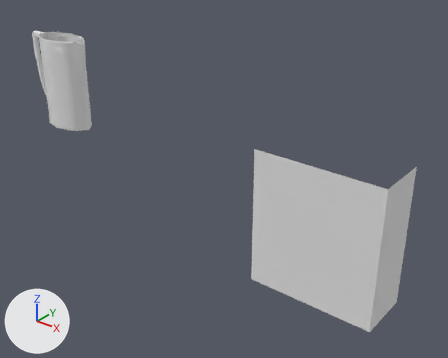
The OBJ model model/872669.obj, before and after one commit.
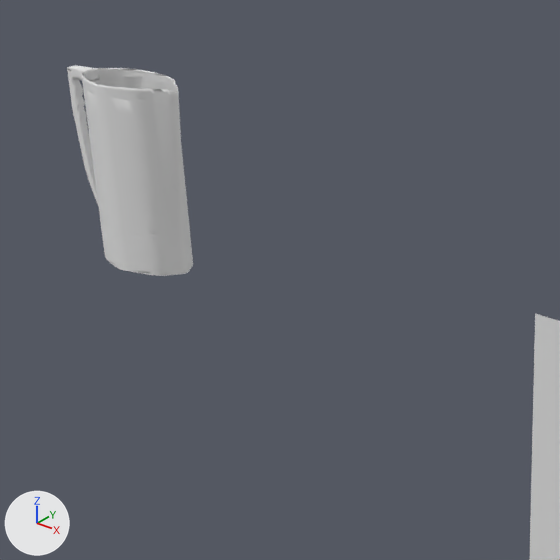
There are two pictures of each version: one whole from a camera (50 mm lens) standing at (892.0, -1007.0, 806.0) and looking at (-110.0, 245.0, 29.0), one close up on the part from 0% to 59% of the width and 0% to 74% of the height. Every picture has the same lights, and +X, +Y and +Z are marked at lower left. Where no turn or scale is listed for an object, it has been applied to the vertices.

Before the edit, the objects in view are built like this:
```python
me_cylinder007 = bpy.data.meshes.new('Cylinder007')
me_cylinder007.from_pydata(...)  # 5729 vertices, 6808 faces; spans x -1027.0..-751.0, y 245.0..358.0, z 1.0..316.0
me_cylinder007.materials.append(mat_02___default)  # white #e7e7e7
me_plane007 = bpy.data.meshes.new('Plane007')
me_plane007.from_pydata(...)  # 25 vertices, 16 faces; spans x 220.0..509.0, y -70.0, z 0.0..315.0
me_plane007.materials.append(mat_material__52)  # white #e7e7e7
ob_cylinder007 = bpy.data.objects.new('Cylinder007', me_cylinder007)
ob_cylinder007.location = (0.0, 0.0, 0.0)
ob_plane007 = bpy.data.objects.new('Plane007', me_plane007)
ob_plane007.location = (0.0, 0.0, 0.0)
```
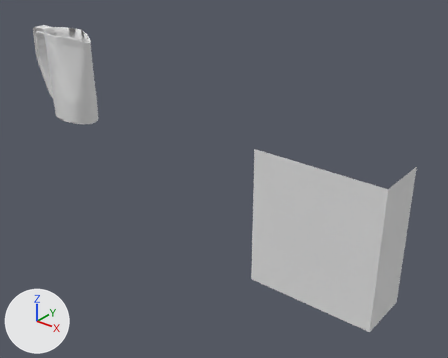
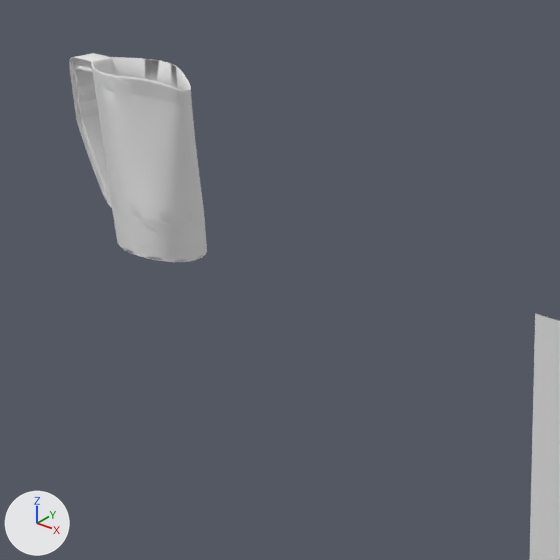
The newer file is also turned or shifted as a whole; pictures and numbers use the older file's frame.

Boxes [x1, y1, x2, y2] around the edits, measured in the close-ups (560 x 560 px):
'Cylinder008', added: after [69, 53, 207, 262]
'Cylinder007', deleted: before [67, 65, 193, 276]

The change, as a list of edits to the scene's bpy script:
```text
Add me_cylinder008:
    me_cylinder008.from_pydata(...)  # 14720 vertices, 16329 faces; spans x -148.0..156.0, y 306.0..427.0, z 0.0..314.0
    me_cylinder008.materials.append(mat_02___default)  # white #e7e7e7
Remove ob_cylinder007:
    ob_cylinder007 = bpy.data.objects.new('Cylinder007', me_cylinder007)
    ob_cylinder007.location = (0.0, 0.0, 0.0)
Add ob_cylinder008:
    ob_cylinder008 = bpy.data.objects.new('Cylinder008', me_cylinder008)
    ob_cylinder008.location = (-948.0, 0.0, 0.0)
```
